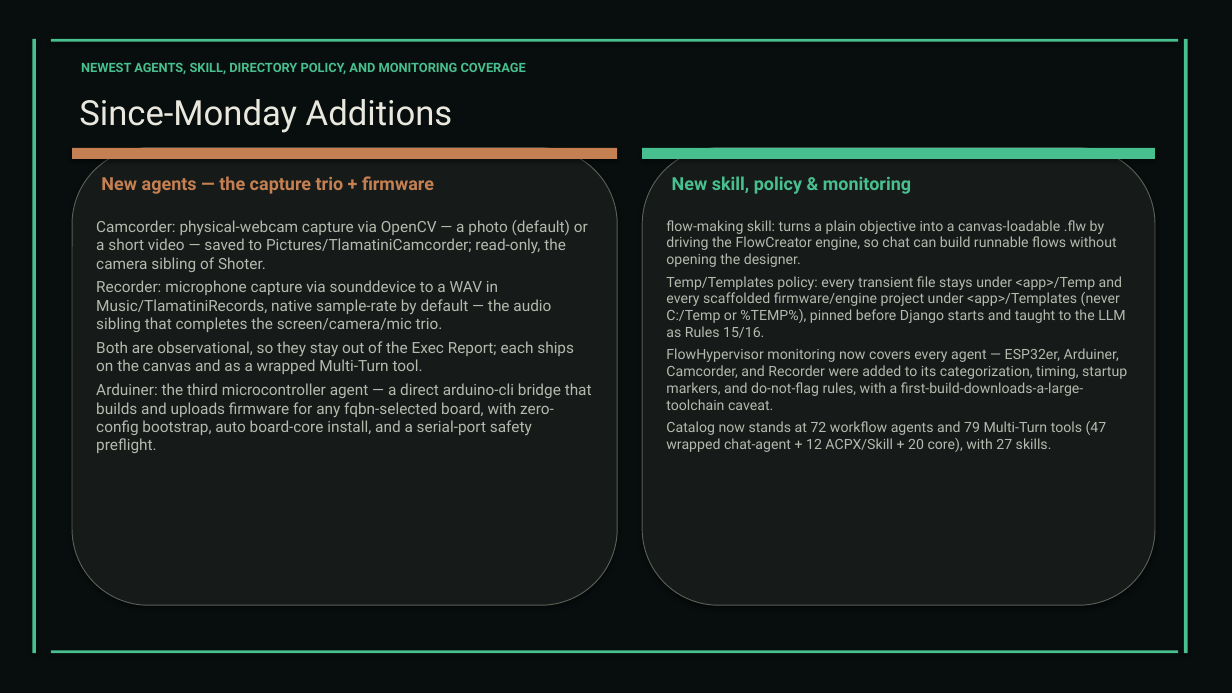
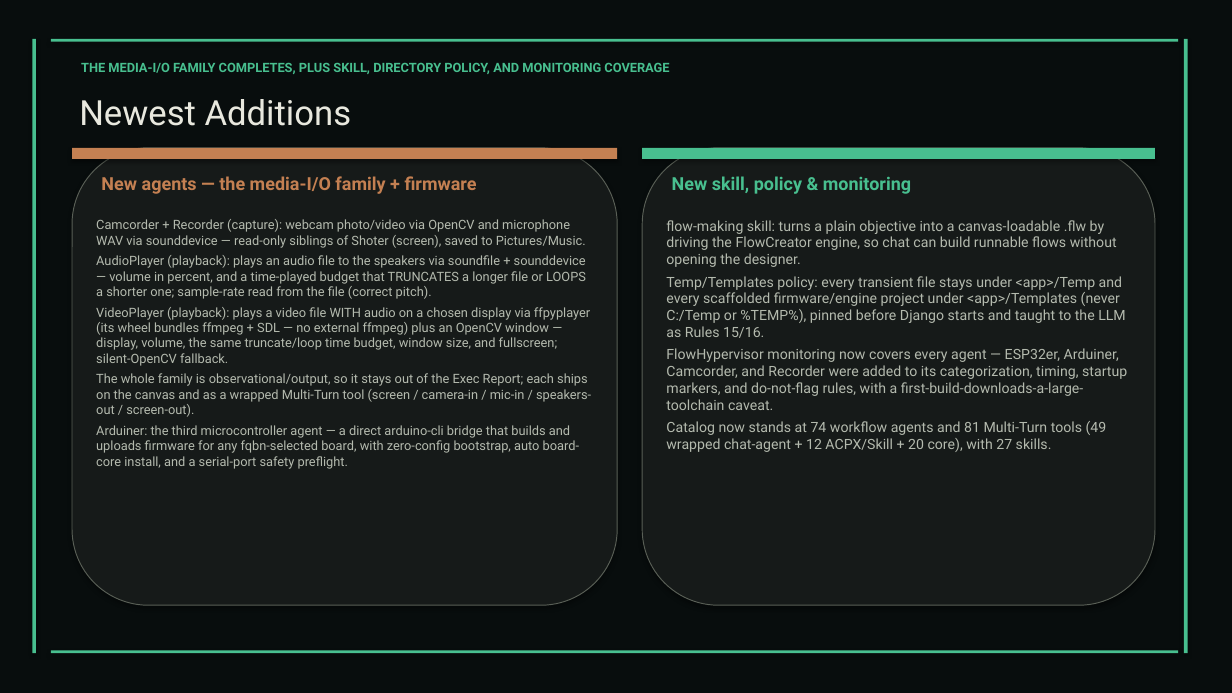
Before and after one commit to XAIHT/Tlamatini, a slide deck: slide 52 of Tlamatini_eXtended_Artificial_Intelligence_Humanly_Tempered.pptx (slide 51 before the commit). Drawn at 1232x693 pixels with LibreOffice and Linux fonts; fonts in the diff are those of the drawing. Boxes give left, top, right and bottom in pixels: in the first picture for what was removed or moved away, otherwise in the second. Text is boxed around its words. In the diff, an @@ line names an element or a change of style, - is before the commit and + after.

Commit message:
Implementing AudioPlayer, VideoPlayer, by Tlamatini's-AutoBot.

```diff
--- a/Tlamatini_eXtended_Artificial_Intelligence_Humanly_Tempered.pptx
+++ b/Tlamatini_eXtended_Artificial_Intelligence_Humanly_Tempered.pptx
@@ text at (81,62,669,74): text changed @@
-NEWEST AGENTS, SKILL, DIRECTORY POLICY, AND MONITORING COVERAGE
+THE MEDIA-I/O FAMILY COMPLETES, PLUS SKILL, DIRECTORY POLICY, AND MONITORING COVERAGE
@@ text at (79,99,352,126): text changed @@
-Since-Monday Additions
+Newest Additions
@@ text at (101,176,477,194): text changed @@
-New agents — the capture trio + firmware
+New agents — the media-I/O family + firmware
@@ text at (96,219,591,417): text changed; size 12 to 10 pt @@
-Camcorder: physical-webcam capture via OpenCV — a photo (default) or a short video — saved to Pictures/TlamatiniCamcorder; read-only, the camera sibling of Shoter.
-Recorder: microphone capture via sounddevice to a WAV in Music/TlamatiniRecords, native sample-rate by default — the audio sibling that completes the screen/camera/mic trio.
-Both are observational, so they stay out of the Exec Report; each ships on the canvas and as a wrapped Multi-Turn tool.
+Camcorder + Recorder (capture): webcam photo/video via OpenCV and microphone WAV via sounddevice — read-only siblings of Shoter (screen), saved to Pictures/Music.
+AudioPlayer (playback): plays an audio file to the speakers via soundfile + sounddevice — volume in percent, and a time-played budget that TRUNCATES a longer file or LOOPS a shorter one; sample-rate read from the file (correct pitch).
+VideoPlayer (playback): plays a video file WITH audio on a chosen display via ffpyplayer (its wheel bundles ffmpeg + SDL — no external ffmpeg) plus an OpenCV window — display, volume, the same truncate/loop time budget, window size, and fullscreen; silent-OpenCV fallback.
+The whole family is observational/output, so it stays out of the Exec Report; each ships on the canvas and as a wrapped Multi-Turn tool (screen / camera-in / mic-in / speakers-out / screen-out).
@@ text at (96,425,579,469): size 12 to 10 pt in "Arduiner: the third microcontroller agent — a ..." @@
@@ text at (666,421,1107,452): text changed @@
-Catalog now stands at 72 workflow agents and 79 Multi-Turn tools (47 wrapped chat-agent + 12 ACPX/Skill + 20 core), with 27 skills.
+Catalog now stands at 74 workflow agents and 81 Multi-Turn tools (49 wrapped chat-agent + 12 ACPX/Skill + 20 core), with 27 skills.
```
Also in this commit, not shown: 33 other slides changed, 2 slides added, 43 other files.
